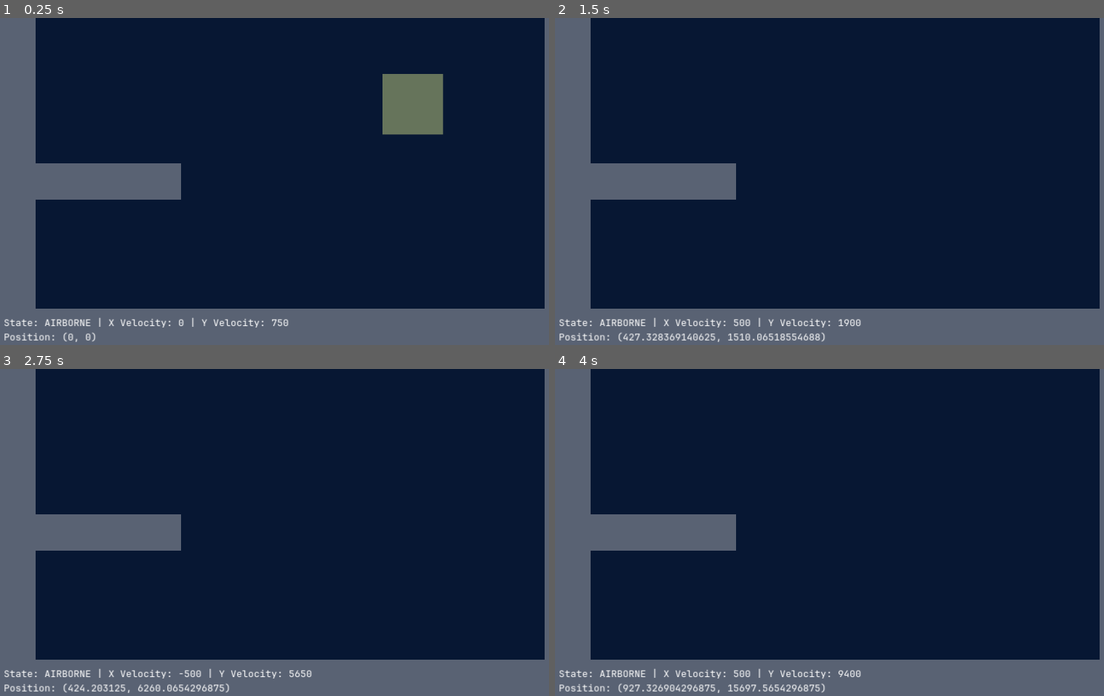
Above: before the commit, frames 1-4 (two rows, left to right).
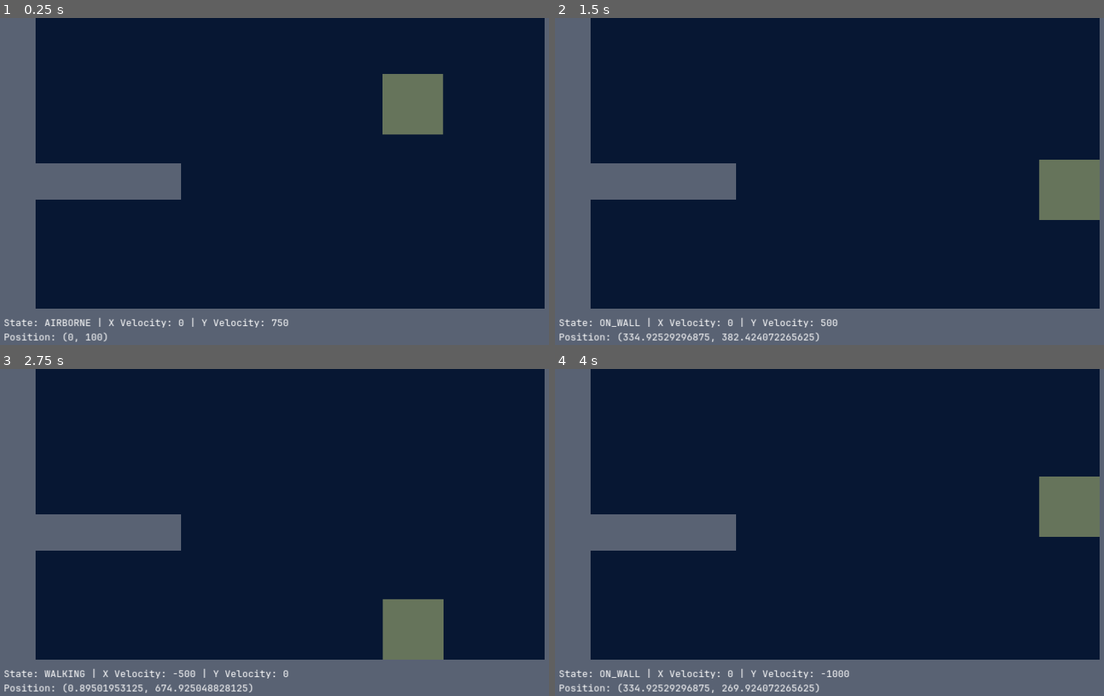
Above: after the commit, the same moments.

Repository: jennaknudsen/movement-sandbox
Game: Godot game, scene res://levels/sandbox.tscn
The game is run twice, just before and just after one commit, with the same random seed, the same clock (stepped at 60 frames per second) and the same inputs.
Inputs:
- Up to frame 1 (0.25 s): no input
- Up to frame 2 (1.5 s): hold D (move_right) from 0.53 s (still down); tap Space (jump) at 0.77 s
- Up to frame 3 (2.75 s): tap Space (jump) at 1.52 s; release D (move_right) at 2.03 s; hold A (move_left) from 2.03 s (still down)
- Up to frame 4 (4 s): release A (move_left) at 2.78 s; hold D (move_right) from 2.78 s (still down); tap Space (jump) at 3.02, 3.77 s

The runs differ from the first frame. In frame 1, less than 0.1% of the frame differs, in the area x 15-20%, y 96-99%; in frame 2, 3.0%, in the area x 8-100%, y 43-100%; in frame 3, 2.9%; in frame 4, 3.0%.

Commit message:
More work on char

Diff:
--- a/entities/character/player_character.gd
+++ b/entities/character/player_character.gd
@@ -1,5 +1,5 @@
 extends CharacterBody2D
-class_name PlayerCharacter
+class_name Player
 @export var animation_player : AnimationPlayer
 
 const RUN_SPEED = 500.0
@@ -36,7 +36,6 @@
     # Add the gravity.
     if not is_on_floor():
         velocity.y += GRAVITY * delta
-    is_on_wall()
 
     # Handle all inputs
     if Input.is_action_just_pressed("jump") and _can_floor_jump():
@@ -78,7 +77,8 @@
         return States.AIRBORNE
 
 func _can_floor_jump():
-    return state != States.JUMPSQUAT and is_on_floor()
+    #return state != States.JUMPSQUAT and is_on_floor()
+    return true
 
 func jump():
     velocity.y = JUMP_VELOCITY
--- a/entities/character/player_character.tscn
+++ b/entities/character/player_character.tscn
@@ -8,7 +8,7 @@
 tracks/0/type = "value"
 tracks/0/imported = false
 tracks/0/enabled = true
-tracks/0/path = NodePath("..:scale")
+tracks/0/path = NodePath(".:scale")
 tracks/0/interp = 1
 tracks/0/loop_wrap = true
 tracks/0/keys = {
@@ -25,7 +25,7 @@
 tracks/0/type = "value"
 tracks/0/imported = false
 tracks/0/enabled = true
-tracks/0/path = NodePath("..:scale")
+tracks/0/path = NodePath(".:scale")
 tracks/0/interp = 1
 tracks/0/loop_wrap = true
 tracks/0/keys = {
@@ -47,6 +47,9 @@
 "sword_slice": SubResource("Animation_0qdth")
 }
 
+[sub_resource type="RectangleShape2D" id="RectangleShape2D_scb48"]
+size = Vector2(200, 200)
+
 [sub_resource type="SpriteFrames" id="SpriteFrames_er17q"]
 animations = [{
 "frames": [{
@@ -58,10 +61,7 @@
 "speed": 5.0
 }]
 
-[sub_resource type="RectangleShape2D" id="RectangleShape2D_scb48"]
-size = Vector2(200, 200)
-
-[node name="Player" type="Node2D"]
+[node name="PlayerRoot" type="Node2D"]
 metadata/_edit_lock_ = true
 
 [node name="WeaponCollision" type="Area2D" parent="."]
@@ -85,26 +85,26 @@
 metadata/_edit_lock_ = true
 
 [node name="AnimationPlayer" type="AnimationPlayer" parent="."]
-root_node = NodePath("../PlayerTransform/PlayerCharacter")
+root_node = NodePath("../Player/PlayerCharacter")
 libraries = {
 "": SubResource("AnimationLibrary_qyx8w")
 }
 
-[node name="PlayerTransform" type="Node2D" parent="."]
+[node name="Player" type="Node2D" parent="."]
 metadata/_edit_lock_ = true
 
-[node name="PlayerCharacter" type="CharacterBody2D" parent="PlayerTransform" node_paths=PackedStringArray("animation_player")]
-position = Vector2(2.08165e-12, -100)
+[node name="PlayerCharacter" type="CharacterBody2D" parent="Player" node_paths=PackedStringArray("animation_player")]
 script = ExtResource("1_0pi7f")
 animation_player = NodePath("../../AnimationPlayer")
 metadata/_edit_lock_ = true
 
-[node name="CharacterSprite" type="AnimatedSprite2D" parent="PlayerTransform/PlayerCharacter"]
+[node name="PlayerCollision" type="CollisionShape2D" parent="Player/PlayerCharacter"]
+position = Vector2(2.08165e-12, -100)
+shape = SubResource("RectangleShape2D_scb48")
+metadata/_edit_lock_ = true
+
+[node name="CharacterSprite" type="AnimatedSprite2D" parent="Player/PlayerCharacter/PlayerCollision"]
 z_index = 2
 sprite_frames = SubResource("SpriteFrames_er17q")
 animation = &"idle"
 metadata/_edit_lock_ = true
-
-[node name="PlayerCollision" type="CollisionShape2D" parent="PlayerTransform/PlayerCharacter"]
-shape = SubResource("RectangleShape2D_scb48")
-metadata/_edit_lock_ = true
--- a/globals/game_state_label.gd
+++ b/globals/game_state_label.gd
@@ -1,12 +1,12 @@
 extends Label
-@export var player_character : CharacterBody2D = null
+@export var player : CharacterBody2D = null
 
 func _process(_delta):
-    if player_character is PlayerCharacter:
-        var state_str = player_character.States.find_key(player_character.state)
-        var velocity_x = str(player_character.velocity.x)
-        var velocity_y = str(player_character.velocity.y)
-        var pos_x = str(player_character.position.x)
-        var pos_y = str(player_character.position.y)
+    if player is Player:
+        var state_str = player.States.find_key(player.state)
+        var velocity_x = str(player.velocity.x)
+        var velocity_y = str(player.velocity.y)
+        var pos_x = str(player.position.x)
+        var pos_y = str(player.position.y)
         text = "State: " + state_str + " | X Velocity: " + velocity_x + " | Y Velocity: " + velocity_y + \
             "\nPosition: (" + pos_x + ", " + pos_y + ")"
--- a/levels/sandbox.tscn
+++ b/levels/sandbox.tscn
@@ -9,7 +9,7 @@
 [node name="World" type="Node2D"]
 metadata/_edit_lock_ = true
 
-[node name="Label" parent="." node_paths=PackedStringArray("player_character") instance=ExtResource("1_cv5o8")]
+[node name="Label" parent="." node_paths=PackedStringArray("player") instance=ExtResource("1_cv5o8")]
 z_index = 3
 anchors_preset = 2
 anchor_top = 1.0
@@ -20,7 +20,7 @@
 offset_bottom = 1076.0
 grow_vertical = 0
 size_flags_horizontal = 4
-player_character = NodePath("../PlayerCharacter/PlayerTransform/PlayerCharacter")
+player = NodePath("../PlayerCharacter/Player/PlayerCharacter")
 
 [node name="Template" type="Sprite2D" parent="."]
 visible = false
